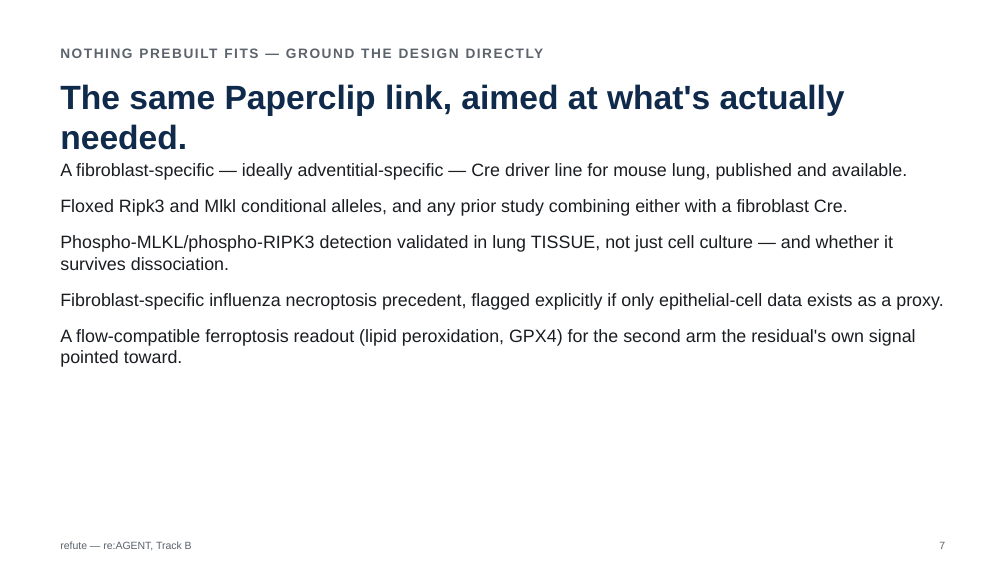
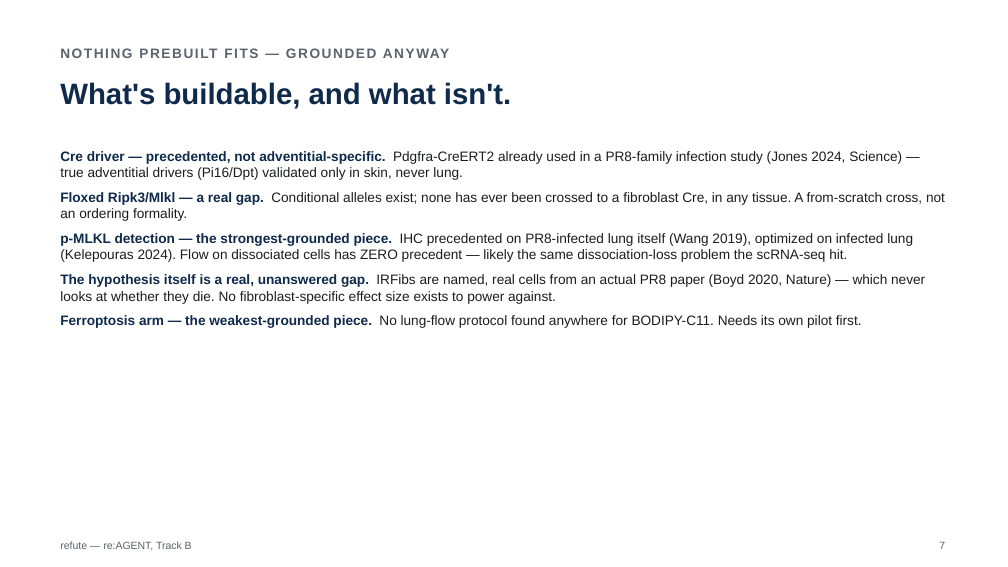
Before and after one commit to yashs03-hub/refute, a slide deck: slide 7 of talks/reagent_judging_5min.pptx. Drawn at 1008x567 pixels with LibreOffice and Linux fonts; fonts in the diff are those of the drawing. Boxes give left, top, right and bottom in pixels: in the first picture for what was removed or moved away, otherwise in the second. Text is boxed around its words. In the diff, an @@ line names an element or a change of style, - is before the commit and + after.

```diff
--- a/talks/reagent_judging_5min.pptx
+++ b/talks/reagent_judging_5min.pptx
@@ text at box(53, 42, 953, 72): text changed @@
-NOTHING PREBUILT FITS — GROUND THE DESIGN DIRECTLY
+NOTHING PREBUILT FITS — GROUNDED ANYWAY
@@ text at box(60, 82, 511, 109): text changed; size 32 to 28 pt @@
-The same Paperclip link, aimed at what's actually needed.
+What's buildable, and what isn't.
@@ text at box(60, 151, 945, 328): text changed; size 17 to 13 pt @@
-A fibroblast-specific — ideally adventitial-specific — Cre driver line for mouse lung, published and available.
-Floxed Ripk3 and Mlkl conditional alleles, and any prior study combining either with a fibroblast Cre.
-Phospho-MLKL/phospho-RIPK3 detection validated in lung TISSUE, not just cell culture — and whether it survives dissociation.
-Fibroblast-specific influenza necroptosis precedent, flagged explicitly if only epithelial-cell data exists as a proxy.
-A flow-compatible ferroptosis readout (lipid peroxidation, GPX4) for the second arm the residual's own signal pointed toward.
+Cre driver — precedented, not adventitial-specific. Pdgfra-CreERT2 already used in a PR8-family infection study (Jones 2024, Science) — true adventitial drivers (Pi16/Dpt) validated only in skin, never lung.
+Floxed Ripk3/Mlkl — a real gap. Conditional alleles exist; none has ever been crossed to a fibroblast Cre, in any tissue. A from-scratch cross, not an ordering formality.
+p-MLKL detection — the strongest-grounded piece. IHC precedented on PR8-infected lung itself (Wang 2019), optimized on infected lung (Kelepouras 2024). Flow on dissociated cells has ZERO precedent — likely the same dissociation-loss problem the scRNA-seq hit.
+The hypothesis itself is a real, unanswered gap. IRFibs are named, real cells from an actual PR8 paper (Boyd 2020, Nature) — which never looks at whether they die. No fibroblast-specific effect size exists to power against.
+Ferroptosis arm — the weakest-grounded piece. No lung-flow protocol found anywhere for BODIPY-C11. Needs its own pilot first.
```
Also in this commit, not shown: 1 other file.
